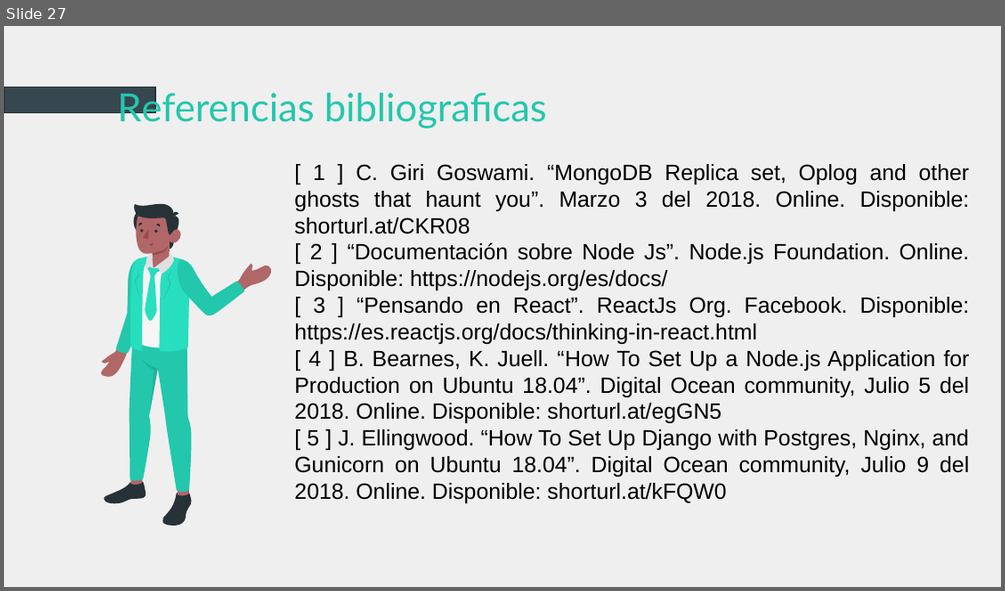
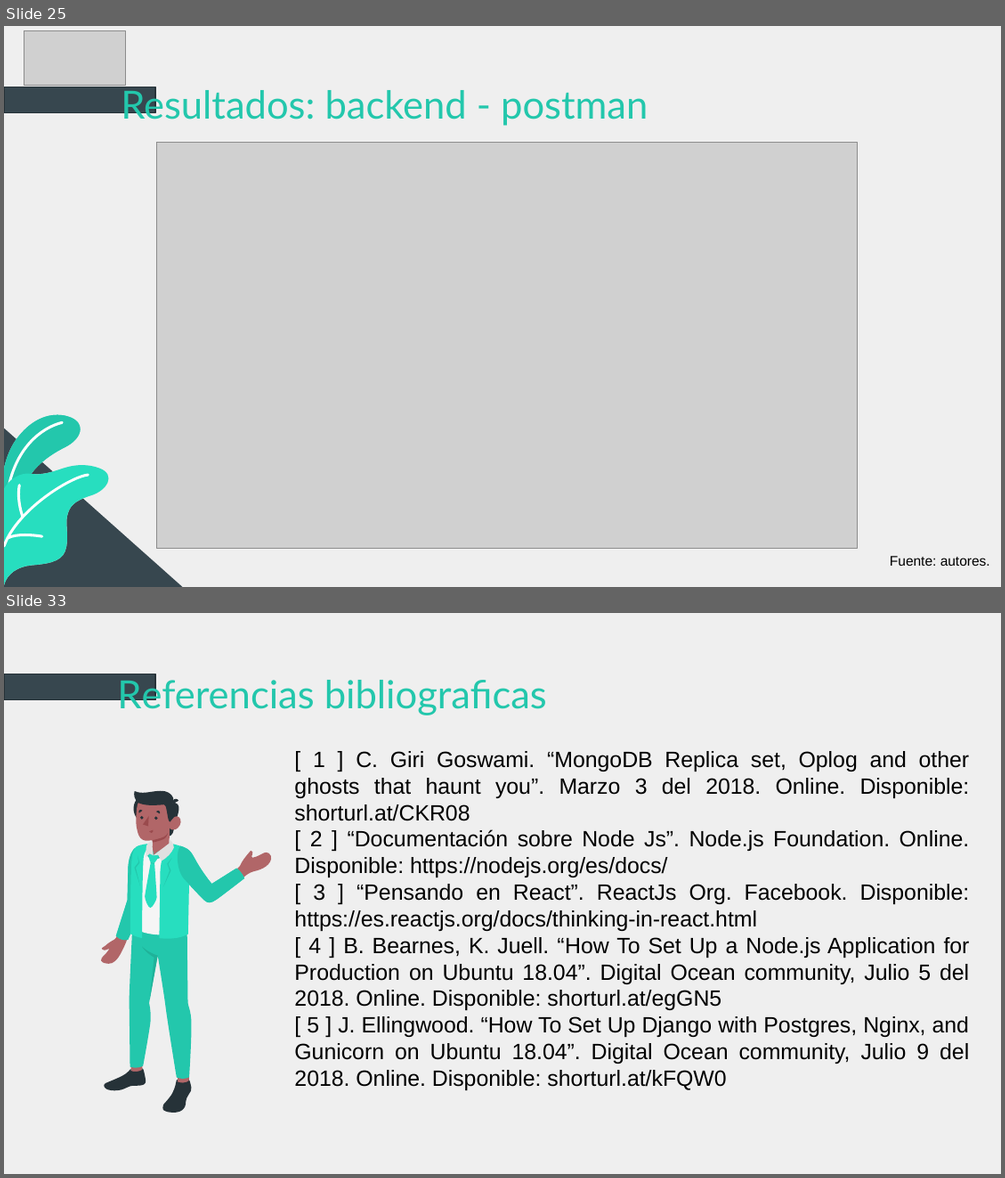
Before and after one commit to hernandavidc/PI_checkApp, a slide deck: sustentación_checkapp.pptx. Shown one above the other, each under a label of ours: slide 27 before the commit, slides 25 and 33 after it; the slides between them are not shown. The pictures are 1005x591 and 1005x1178 pixels, drawn with LibreOffice and Linux fonts; fonts in the diff are those of the drawing; grey boxes stand for pictures. Boxes give left, top, right and bottom in pixels: in the first picture for what was removed or moved away, otherwise in the second. Text is boxed around its words. In the diff, an @@ line names an element or a change of style, - is before the commit and + after.

Commit message:
Presentacion ppt y primer commit del backend

```diff
--- a/sustentación_checkapp.pptx
+++ b/sustentación_checkapp.pptx
@@ slide 25 added at (4,26,1001,587), background #EFEFEF; not listed: 1 template element that a slide beside it also shows @@
@@ picture added at (24,31,126,86) @@
@@ title added at (121,87,647,126), 28 pt, text #23C7AC @@
+Resultados: backend - postman
@@ picture added at (156,143,857,548) @@
@@ right triangle added at (4,427,182,586), fill #37474F @@
@@ group added at (4,415,115,584): 9 freeform shapes @@
@@ text added at (890,556,990,565), 10 pt, text #000000 @@
+Fuente: autores.
@@ what was slide 27 is now slide 33 @@
```
Also in this commit, not shown: 6 slides changed, 5 other slides added, 23 other files.
